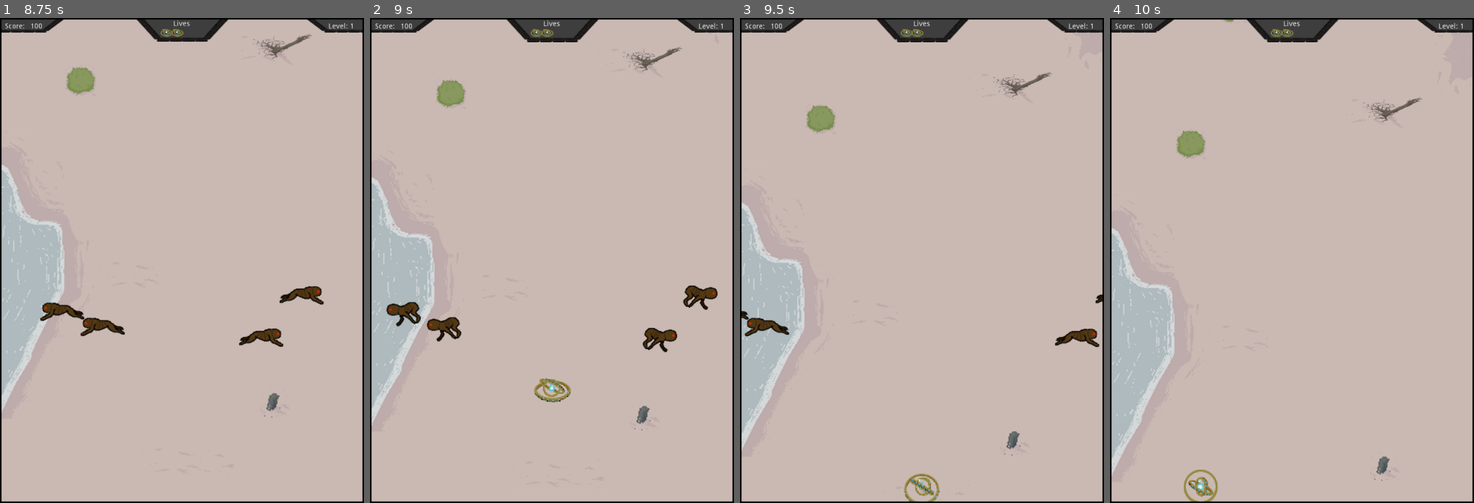
Above: before the commit, frames 1-4 (left to right).
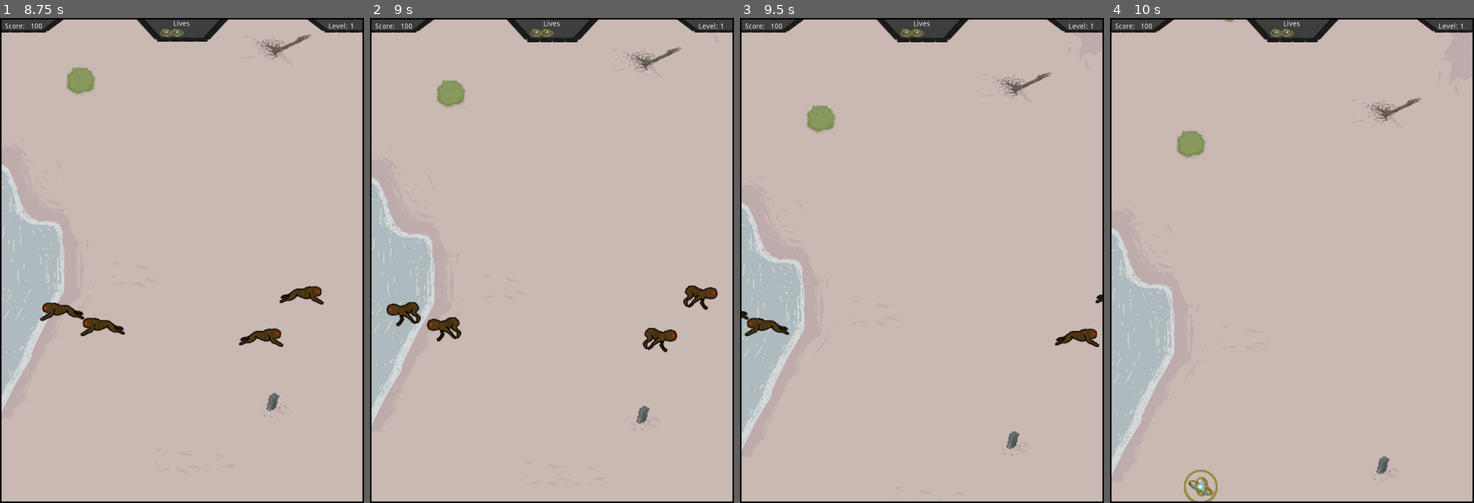
Above: after the commit, the same moments.

Repository: thecaptaincarrot/Scour
Game: Godot game, scene res://MainScenes/Main.tscn
The game is run twice, just before and just after one commit, with the same random seed, the same clock (stepped at 60 frames per second) and the same inputs. Sound files missing from this copy of the repository are replaced by a short silence.
Inputs (mouse positions are in pixels of both pictures, inside the frame that each line leads up to):
- Up to frame 1 (8.75 s): click "New Game" at 0.5 s; tap Enter at 1.25 s; move the mouse to (262, 236) at 1.27 s; hold Right (ui_right) 1.28-2.03 s; click (262, 236) at 1.42 s; move the mouse to (109, 284) at 2.02 s; hold Down (ui_down) 2.03-2.78 s; move the mouse to (218, 153) at 2.77 s; hold Right (ui_right) 2.78-3.53 s; move the mouse to (163, 357) at 3.52 s; hold Up (ui_up) 3.53-4.28 s; click (163, 357) at 3.67 s; move the mouse to (291, 333) at 4.27 s; hold Left (ui_left) 4.28-5.78 s; move the mouse to (72, 187) at 5.02 s; move the mouse to (200, 260) at 5.77 s; hold Down (ui_down) 5.78-6.53 s; click (200, 260) at 5.92 s; move the mouse to (127, 139) at 6.52 s; hold Right (ui_right) 6.53-7.28 s; move the mouse to (262, 236) at 7.27 s; hold Up (ui_up) 7.28-8.03 s; move the mouse to (109, 284) at 8.02 s; hold Right (ui_right) from 8.03 s (still down); click (109, 284) at 8.17 s
- Up to frame 2 (9 s): move the mouse to (588, 153) at 8.77 s; release Right (ui_right) at 8.78 s; hold Down (ui_down) from 8.78 s (still down)
- Up to frame 3 (9.5 s): keep holding Down (ui_down)
- Up to frame 4 (10 s): move the mouse to (1273, 357) at 9.52 s; release Down (ui_down) at 9.53 s; hold Left (ui_left) from 9.53 s (still down)

Frame 1 is identical in both runs. In frame 2, 0.3% of the frame differs, in the area x 45-56%, y 74-80%; in frame 3, 0.3%; in frame 4, nothing differs.

Commit message:
Players are invulnerable after respawn

Diff:
--- a/MainScenes/Player.tscn
+++ b/MainScenes/Player.tscn
@@ -32,127 +32,127 @@
 
 [sub_resource type="AtlasTexture" id=7]
 atlas = ExtResource( 1 )
+region = Rect2( 384, 0, 64, 64 )
+
+[sub_resource type="AtlasTexture" id=8]
+atlas = ExtResource( 1 )
+region = Rect2( 448, 0, 64, 64 )
+
+[sub_resource type="AtlasTexture" id=9]
+atlas = ExtResource( 1 )
+region = Rect2( 384, 64, 64, 64 )
+
+[sub_resource type="AtlasTexture" id=10]
+atlas = ExtResource( 1 )
+region = Rect2( 448, 64, 64, 64 )
+
+[sub_resource type="AtlasTexture" id=11]
+atlas = ExtResource( 1 )
+region = Rect2( 384, 128, 64, 64 )
+
+[sub_resource type="AtlasTexture" id=12]
+atlas = ExtResource( 1 )
+region = Rect2( 448, 128, 64, 64 )
+
+[sub_resource type="AtlasTexture" id=13]
+atlas = ExtResource( 1 )
+region = Rect2( 384, 192, 64, 64 )
+
+[sub_resource type="AtlasTexture" id=14]
+atlas = ExtResource( 1 )
 region = Rect2( 0, 0, 64, 64 )
 
-[sub_resource type="AtlasTexture" id=8]
+[sub_resource type="AtlasTexture" id=15]
 atlas = ExtResource( 1 )
 region = Rect2( 64, 0, 64, 64 )
 
-[sub_resource type="AtlasTexture" id=9]
+[sub_resource type="AtlasTexture" id=16]
 atlas = ExtResource( 1 )
 region = Rect2( 128, 0, 64, 64 )
 
-[sub_resource type="AtlasTexture" id=10]
+[sub_resource type="AtlasTexture" id=17]
 atlas = ExtResource( 1 )
 region = Rect2( 192, 0, 64, 64 )
 
-[sub_resource type="AtlasTexture" id=11]
+[sub_resource type="AtlasTexture" id=18]
 atlas = ExtResource( 1 )
 region = Rect2( 256, 0, 64, 64 )
 
-[sub_resource type="AtlasTexture" id=12]
+[sub_resource type="AtlasTexture" id=19]
 atlas = ExtResource( 1 )
 region = Rect2( 320, 0, 64, 64 )
 
-[sub_resource type="AtlasTexture" id=13]
+[sub_resource type="AtlasTexture" id=20]
+atlas = ExtResource( 1 )
+region = Rect2( 0, 448, 64, 64 )
+
+[sub_resource type="AtlasTexture" id=21]
+atlas = ExtResource( 1 )
+region = Rect2( 64, 448, 64, 64 )
+
+[sub_resource type="AtlasTexture" id=22]
+atlas = ExtResource( 1 )
+region = Rect2( 128, 448, 64, 64 )
+
+[sub_resource type="AtlasTexture" id=23]
+atlas = ExtResource( 1 )
+region = Rect2( 192, 448, 64, 64 )
+
+[sub_resource type="AtlasTexture" id=24]
+atlas = ExtResource( 1 )
+region = Rect2( 256, 448, 64, 64 )
+
+[sub_resource type="AtlasTexture" id=25]
+atlas = ExtResource( 1 )
+region = Rect2( 320, 448, 64, 64 )
+
+[sub_resource type="AtlasTexture" id=26]
+atlas = ExtResource( 1 )
+region = Rect2( 0, 64, 64, 64 )
+
+[sub_resource type="AtlasTexture" id=27]
+atlas = ExtResource( 1 )
+region = Rect2( 64, 64, 64, 64 )
+
+[sub_resource type="AtlasTexture" id=28]
+atlas = ExtResource( 1 )
+region = Rect2( 128, 64, 64, 64 )
+
+[sub_resource type="AtlasTexture" id=29]
+atlas = ExtResource( 1 )
+region = Rect2( 192, 64, 64, 64 )
+
+[sub_resource type="AtlasTexture" id=30]
+atlas = ExtResource( 1 )
+region = Rect2( 256, 64, 64, 64 )
+
+[sub_resource type="AtlasTexture" id=31]
+atlas = ExtResource( 1 )
+region = Rect2( 320, 64, 64, 64 )
+
+[sub_resource type="AtlasTexture" id=32]
 atlas = ExtResource( 1 )
 region = Rect2( 0, 192, 64, 64 )
 
-[sub_resource type="AtlasTexture" id=14]
+[sub_resource type="AtlasTexture" id=33]
 atlas = ExtResource( 1 )
 region = Rect2( 64, 192, 64, 64 )
 
-[sub_resource type="AtlasTexture" id=15]
+[sub_resource type="AtlasTexture" id=34]
 atlas = ExtResource( 1 )
 region = Rect2( 128, 192, 64, 64 )
 
-[sub_resource type="AtlasTexture" id=16]
+[sub_resource type="AtlasTexture" id=35]
 atlas = ExtResource( 1 )
 region = Rect2( 192, 192, 64, 64 )
 
-[sub_resource type="AtlasTexture" id=17]
+[sub_resource type="AtlasTexture" id=36]
 atlas = ExtResource( 1 )
 region = Rect2( 256, 192, 64, 64 )
 
-[sub_resource type="AtlasTexture" id=18]
+[sub_resource type="AtlasTexture" id=37]
 atlas = ExtResource( 1 )
 region = Rect2( 320, 192, 64, 64 )
-
-[sub_resource type="AtlasTexture" id=19]
-atlas = ExtResource( 1 )
-region = Rect2( 0, 448, 64, 64 )
-
-[sub_resource type="AtlasTexture" id=20]
-atlas = ExtResource( 1 )
-region = Rect2( 64, 448, 64, 64 )
-
-[sub_resource type="AtlasTexture" id=21]
-atlas = ExtResource( 1 )
-region = Rect2( 128, 448, 64, 64 )
-
-[sub_resource type="AtlasTexture" id=22]
-atlas = ExtResource( 1 )
-region = Rect2( 192, 448, 64, 64 )
-
-[sub_resource type="AtlasTexture" id=23]
-atlas = ExtResource( 1 )
-region = Rect2( 256, 448, 64, 64 )
-
-[sub_resource type="AtlasTexture" id=24]
-atlas = ExtResource( 1 )
-region = Rect2( 320, 448, 64, 64 )
-
-[sub_resource type="AtlasTexture" id=25]
-atlas = ExtResource( 1 )
-region = Rect2( 384, 0, 64, 64 )
-
-[sub_resource type="AtlasTexture" id=26]
-atlas = ExtResource( 1 )
-region = Rect2( 448, 0, 64, 64 )
-
-[sub_resource type="AtlasTexture" id=27]
-atlas = ExtResource( 1 )
-region = Rect2( 384, 64, 64, 64 )
-
-[sub_resource type="AtlasTexture" id=28]
-atlas = ExtResource( 1 )
-region = Rect2( 448, 64, 64, 64 )
-
-[sub_resource type="AtlasTexture" id=29]
-atlas = ExtResource( 1 )
-region = Rect2( 384, 128, 64, 64 )
-
-[sub_resource type="AtlasTexture" id=30]
-atlas = ExtResource( 1 )
-region = Rect2( 448, 128, 64, 64 )
-
-[sub_resource type="AtlasTexture" id=31]
-atlas = ExtResource( 1 )
-region = Rect2( 384, 192, 64, 64 )
-
-[sub_resource type="AtlasTexture" id=32]
-atlas = ExtResource( 1 )
-region = Rect2( 0, 64, 64, 64 )
-
-[sub_resource type="AtlasTexture" id=33]
-atlas = ExtResource( 1 )
-region = Rect2( 64, 64, 64, 64 )
-
-[sub_resource type="AtlasTexture" id=34]
-atlas = ExtResource( 1 )
-region = Rect2( 128, 64, 64, 64 )
-
-[sub_resource type="AtlasTexture" id=35]
-atlas = ExtResource( 1 )
-region = Rect2( 192, 64, 64, 64 )
-
-[sub_resource type="AtlasTexture" id=36]
-atlas = ExtResource( 1 )
-region = Rect2( 256, 64, 64, 64 )
-
-[sub_resource type="AtlasTexture" id=37]
-atlas = ExtResource( 1 )
-region = Rect2( 320, 64, 64, 64 )
 
 [sub_resource type="SpriteFrames" id=38]
 animations = [ {
@@ -161,29 +161,29 @@
 "name": "2Rings",
 "speed": 10.0
 }, {
-"frames": [ SubResource( 7 ), SubResource( 8 ), SubResource( 9 ), SubResource( 10 ), SubResource( 11 ), SubResource( 12 ) ],
-"loop": true,
-"name": "0Core",
-"speed": 10.0
-}, {
-"frames": [ SubResource( 13 ), SubResource( 14 ), SubResource( 15 ), SubResource( 16 ), SubResource( 17 ), SubResource( 18 ) ],
-"loop": true,
-"name": "3Rings",
-"speed": 10.0
-}, {
-"frames": [ SubResource( 19 ), SubResource( 20 ), SubResource( 21 ), SubResource( 22 ), SubResource( 23 ), SubResource( 24 ) ],
-"loop": true,
-"name": "FinalGun",
-"speed": 6.0
-}, {
-"frames": [ SubResource( 25 ), SubResource( 26 ), SubResource( 27 ), SubResource( 28 ), SubResource( 29 ), SubResource( 30 ), SubResource( 31 ) ],
+"frames": [ SubResource( 7 ), SubResource( 8 ), SubResource( 9 ), SubResource( 10 ), SubResource( 11 ), SubResource( 12 ), SubResource( 13 ) ],
 "loop": false,
 "name": "Dying",
 "speed": 12.0
 }, {
+"frames": [ SubResource( 14 ), SubResource( 15 ), SubResource( 16 ), SubResource( 17 ), SubResource( 18 ), SubResource( 19 ) ],
+"loop": true,
+"name": "0Core",
+"speed": 10.0
+}, {
+"frames": [ SubResource( 20 ), SubResource( 21 ), SubResource( 22 ), SubResource( 23 ), SubResource( 24 ), SubResource( 25 ) ],
+"loop": true,
+"name": "FinalGun",
+"speed": 6.0
+}, {
+"frames": [ SubResource( 26 ), SubResource( 27 ), SubResource( 28 ), SubResource( 29 ), SubResource( 30 ), SubResource( 31 ) ],
+"loop": true,
+"name": "1Rings",
+"speed": 10.0
+}, {
 "frames": [ SubResource( 32 ), SubResource( 33 ), SubResource( 34 ), SubResource( 35 ), SubResource( 36 ), SubResource( 37 ) ],
 "loop": true,
-"name": "1Rings",
+"name": "3Rings",
 "speed": 10.0
 } ]
 
--- a/Scripts/Main.gd
+++ b/Scripts/Main.gd
@@ -446,6 +446,6 @@
 		persistant_player.position.x = screen_size.x / 2
 		persistant_player.position.y = screen_size.y * 3 / 4
 		persistant_player.rings = 3
-		persistant_player.state = persistant_player.FINE
+		persistant_player.state = persistant_player.HURT
 	else:
 		game_over()
